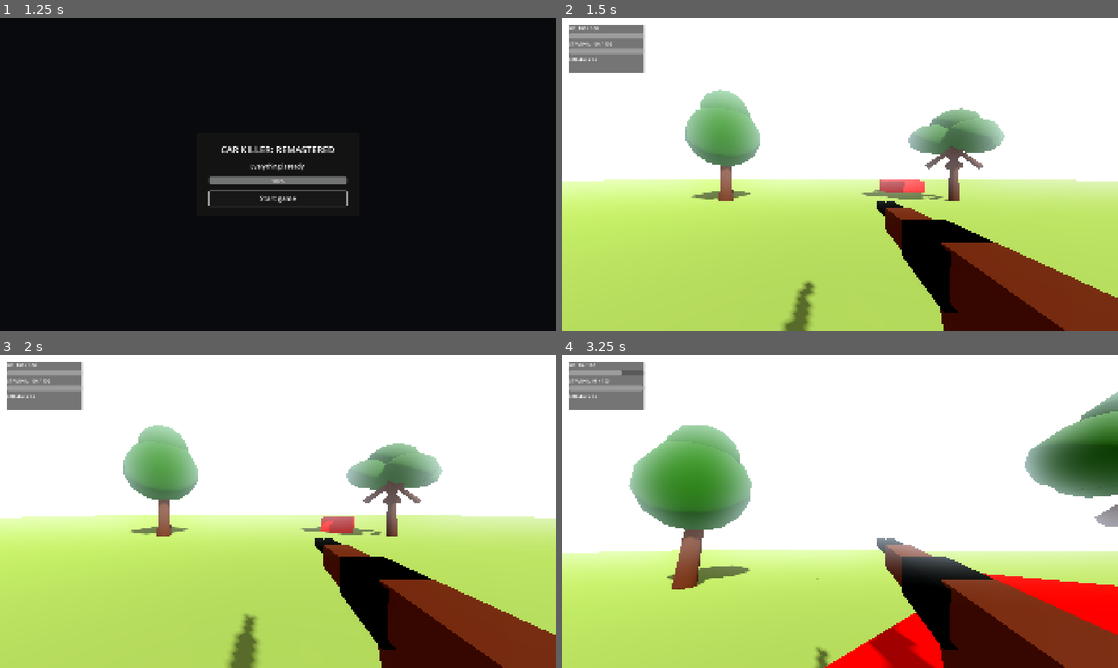
Above: before the commit, frames 1-4 (two rows, left to right).
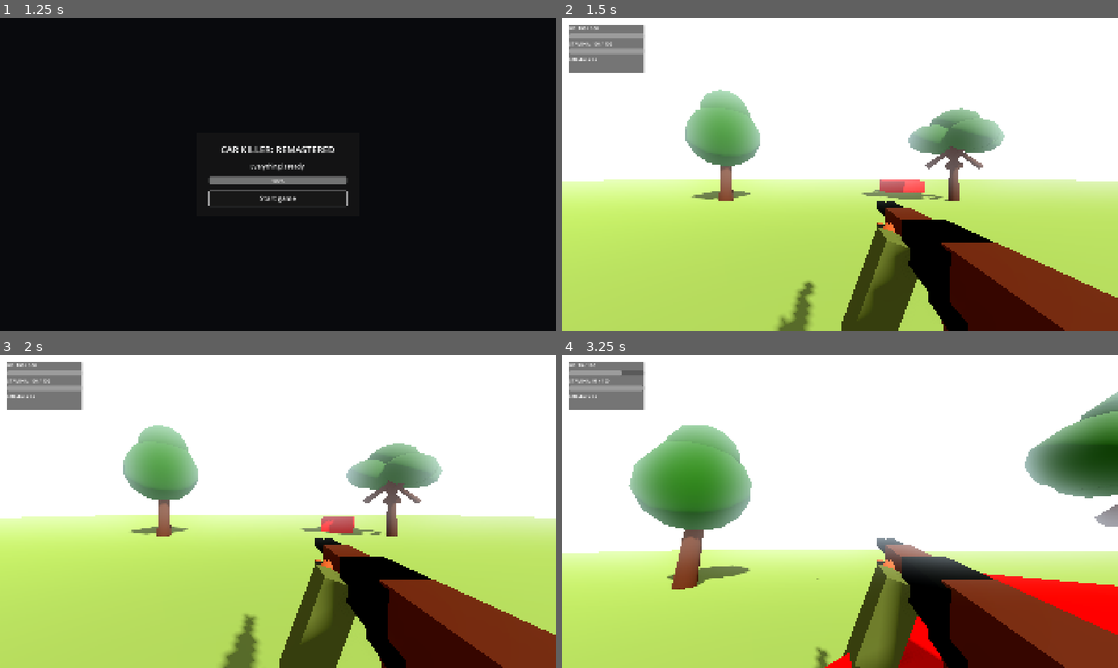
Above: after the commit, the same moments.

Repository: l3b1d/Car-Killer--Remake
Game: Godot game, scene res://scenes/ui/main_menu/main_menu.tscn
Same seed, same stepped clock (60 frames per second), same inputs: the game is played once before the commit and once after it.
Inputs (mouse positions are in pixels of both pictures, inside the frame that each line leads up to):
- Up to frame 1 (1.25 s): click "Start" at 0.5 s
- Up to frame 2 (1.5 s): click "Start game" at 1.25 s
- Up to frame 3 (2 s): no input
- Up to frame 4 (3.25 s): tap Enter (ui_accept) at 2, 2.27, 3.02 s; move the mouse to (867, 511) at 2.02 s; hold W (player_move_forward) from 2.03 s (still down); click (867, 511) at 2.1 s; move the mouse to (812, 511) at 2.77 s; tap Shift (run) at 2.85 s; click (812, 511) at 3.05 s

Frame 1 is identical in both runs. In frame 2, 3.3% of the frame differs, in the area x 38-73%, y 65-100%; in frame 3, 3.4%; in frame 4, 3.4%, in the area x 50-73%, y 65-100%.

Commit message:
Refactor shotgun into modular weapon components

Diff:
--- /dev/null
+++ b/models/weapons/shotgun_hands.tscn
@@ -0,0 +1,104 @@
+[gd_scene format=3]
+
+[sub_resource type="CapsuleMesh" id="CapsuleMesh_arm"]
+radius = 0.065
+height = 0.52
+
+[sub_resource type="SphereMesh" id="SphereMesh_hand"]
+radius = 0.09
+height = 0.18
+
+[sub_resource type="StandardMaterial3D" id="StandardMaterial3D_skin"]
+albedo_color = Color(0.55, 0.25, 0.12, 1)
+roughness = 0.85
+
+[sub_resource type="BoxMesh" id="BoxMesh_jacket_sleeve"]
+size = Vector3(0.19, 0.58, 0.19)
+
+[sub_resource type="StandardMaterial3D" id="StandardMaterial3D_jacket"]
+albedo_color = Color(0.24, 0.29, 0.12, 1)
+roughness = 0.95
+
+[sub_resource type="BoxMesh" id="BoxMesh_glove_palm"]
+size = Vector3(0.18, 0.12, 0.2)
+
+[sub_resource type="CapsuleMesh" id="CapsuleMesh_finger"]
+radius = 0.026
+height = 0.14
+
+[sub_resource type="StandardMaterial3D" id="StandardMaterial3D_glove"]
+albedo_color = Color(0.008, 0.01, 0.012, 1)
+roughness = 0.9
+
+[node name="ShotgunHands" type="Node3D"]
+transform = Transform3D(1, 0, 0, 0, 0.99981916, -0.019018888, 0, 0.019018888, 0.99981916, 0.42, -0.32, -0.7)
+
+[node name="LeftForearm" type="MeshInstance3D" parent="."]
+transform = Transform3D(0.939693, 0.34202, 0, -0.34202, 0.939693, 0, 0, 0, 1, -0.22, -0.28, -0.16)
+material_override = SubResource("StandardMaterial3D_skin")
+mesh = SubResource("CapsuleMesh_arm")
+
+[node name="LeftHand" type="MeshInstance3D" parent="."]
+position = Vector3(-0.08, -0.09, -0.38)
+material_override = SubResource("StandardMaterial3D_skin")
+mesh = SubResource("SphereMesh_hand")
+
+[node name="RightForearm" type="MeshInstance3D" parent="."]
+transform = Transform3D(0.939693, -0.34202, 0, 0.34202, 0.939693, 0, 0, 0, 1, 0.22, -0.28, 0.08)
+material_override = SubResource("StandardMaterial3D_skin")
+mesh = SubResource("CapsuleMesh_arm")
+
+[node name="RightHand" type="MeshInstance3D" parent="."]
+position = Vector3(0.02, -0.12, 0.13)
+material_override = SubResource("StandardMaterial3D_skin")
+mesh = SubResource("SphereMesh_hand")
+
+[node name="LeftJacketSleeve" type="MeshInstance3D" parent="."]
+transform = Transform3D(0.939693, 0.34202, 0, -0.34202, 0.939693, 0, 0, 0, 1, -0.22, -0.28, -0.16)
+material_override = SubResource("StandardMaterial3D_jacket")
+mesh = SubResource("BoxMesh_jacket_sleeve")
+
+[node name="RightJacketSleeve" type="MeshInstance3D" parent="."]
+transform = Transform3D(0.939693, -0.34202, 0, 0.34202, 0.939693, 0, 0, 0, 1, 0.22, -0.28, 0.08)
+material_override = SubResource("StandardMaterial3D_jacket")
+mesh = SubResource("BoxMesh_jacket_sleeve")
+
+[node name="LeftFingerlessGlove" type="MeshInstance3D" parent="."]
+position = Vector3(-0.08, -0.09, -0.38)
+material_override = SubResource("StandardMaterial3D_glove")
+mesh = SubResource("BoxMesh_glove_palm")
+
+[node name="RightFingerlessGlove" type="MeshInstance3D" parent="."]
+position = Vector3(0.02, -0.12, 0.13)
+material_override = SubResource("StandardMaterial3D_glove")
+mesh = SubResource("BoxMesh_glove_palm")
+
+[node name="LeftFinger1" type="MeshInstance3D" parent="."]
+position = Vector3(-0.14, -0.09, -0.48)
+material_override = SubResource("StandardMaterial3D_skin")
+mesh = SubResource("CapsuleMesh_finger")
+
+[node name="LeftFinger2" type="MeshInstance3D" parent="."]
+position = Vector3(-0.08, -0.09, -0.49)
+material_override = SubResource("StandardMaterial3D_skin")
+mesh = SubResource("CapsuleMesh_finger")
+
+[node name="LeftFinger3" type="MeshInstance3D" parent="."]
+position = Vector3(-0.02, -0.09, -0.48)
+material_override = SubResource("StandardMaterial3D_skin")
+mesh = SubResource("CapsuleMesh_finger")
+
+[node name="RightFinger1" type="MeshInstance3D" parent="."]
+position = Vector3(-0.04, -0.12, 0.03)
+material_override = SubResource("StandardMaterial3D_skin")
+mesh = SubResource("CapsuleMesh_finger")
+
+[node name="RightFinger2" type="MeshInstance3D" parent="."]
+position = Vector3(0.02, -0.12, 0.02)
+material_override = SubResource("StandardMaterial3D_skin")
+mesh = SubResource("CapsuleMesh_finger")
+
+[node name="RightFinger3" type="MeshInstance3D" parent="."]
+position = Vector3(0.08, -0.12, 0.03)
+material_override = SubResource("StandardMaterial3D_skin")
+mesh = SubResource("CapsuleMesh_finger")
--- a/scenes/player/shotgun.tscn
+++ b/scenes/player/shotgun.tscn
@@ -1,13 +1,23 @@
-[gd_scene load_steps=4 format=3]
+[gd_scene load_steps=7 format=3]
 
-[ext_resource type="Script" path="res://scripts/player/shotgun.gd" id="1_shotgun"]
+[ext_resource type="Script" path="res://scripts/weapons/shotgun/shotgun.gd" id="1_shotgun"]
 [ext_resource type="PackedScene" path="res://models/weapons/shotgun_model.tscn" id="2_shotgun_model"]
-[ext_resource type="PackedScene" path="res://scenes/player/shotgun_projectile.tscn" id="3_projectile"]
+[ext_resource type="PackedScene" path="res://models/weapons/shotgun_hands.tscn" id="3_hands"]
+[ext_resource type="PackedScene" path="res://scenes/player/shotgun_projectile.tscn" id="4_projectile"]
+[ext_resource type="Script" path="res://scripts/weapons/shotgun/shotgun_ammo.gd" id="4_ammo"]
+[ext_resource type="Script" path="res://scripts/weapons/shotgun/shotgun_firing.gd" id="5_firing"]
 
 [node name="Shotgun" type="Node3D"]
 script = ExtResource("1_shotgun")
 model_scene = ExtResource("2_shotgun_model")
-projectile_scene = ExtResource("3_projectile")
+hands_scene = ExtResource("3_hands")
+projectile_scene = ExtResource("4_projectile")
 
 [node name="Muzzle" type="Node3D" parent="."]
 position = Vector3(0.42, -0.32, -1.08)
+
+[node name="Ammo" type="Node" parent="."]
+script = ExtResource("4_ammo")
+
+[node name="Firing" type="Node" parent="."]
+script = ExtResource("5_firing")
--- a/scenes/player/shotgun_projectile.tscn
+++ b/scenes/player/shotgun_projectile.tscn
@@ -1,6 +1,6 @@
 [gd_scene load_steps=4 format=3]
 
-[ext_resource type="Script" path="res://scripts/player/shotgun_projectile.gd" id="1_projectile"]
+[ext_resource type="Script" path="res://scripts/weapons/shotgun/shotgun_projectile.gd" id="1_projectile"]
 
 [sub_resource type="SphereMesh" id="SphereMesh_projectile"]
 radius = 0.06
--- a/scripts/player/shotgun.gd
+++ /dev/null
@@ -1,66 +0,0 @@
-extends Node3D
-
-signal ammo_changed(ammo: int, magazine_size: int, reloading: bool)
-
-@export var model_scene: PackedScene
-@export var projectile_scene: PackedScene
-@export var cooldown := 0.8
-@export var range := 80.0
-@export var magazine_size := 2
-@export var reload_duration := 1.7
-
-var cooldown_timer := 0.0
-var reload_timer := 0.0
-var ammo := 0
-var reloading := false
-
-@onready var camera: Camera3D = get_node("../Camera3D")
-@onready var muzzle: Node3D = $Muzzle
-
-func _ready() -> void:
-	ammo = magazine_size
-	if model_scene != null:
-		add_child(model_scene.instantiate())
-	_emit_ammo_changed()
-
-func _process(delta: float) -> void:
-	cooldown_timer = maxf(cooldown_timer - delta, 0.0)
-	if reloading:
-		reload_timer -= delta
-		if reload_timer <= 0.0:
-			reloading = false
-			ammo = magazine_size
-			_emit_ammo_changed()
-		return
-
-	if Input.is_action_just_pressed("reload"):
-		_reload()
-	elif Input.is_action_just_pressed("shoot") and cooldown_timer <= 0.0 and ammo > 0:
-		_shoot()
-
-func _shoot() -> void:
-	ammo -= 1
-	cooldown_timer = cooldown
-	_emit_ammo_changed()
-	var viewport_center := get_viewport().get_visible_rect().size * 0.5
-	var ray_origin := camera.project_ray_origin(viewport_center)
-	var ray_end := ray_origin + camera.project_ray_normal(viewport_center) * range
-	var query := PhysicsRayQueryParameters3D.create(ray_origin, ray_end)
-	query.exclude = [get_parent()]
-	var hit := get_world_3d().direct_space_state.intersect_ray(query)
-	var target_point: Vector3 = hit.position if not hit.is_empty() else ray_end
-	var projectile := projectile_scene.instantiate()
-	get_tree().current_scene.add_child(projectile)
-	projectile.global_position = muzzle.global_position
-	projectile.setup((target_point - muzzle.global_position).normalized(), get_parent())
-
-func _reload() -> void:
-	if ammo >= magazine_size:
-		return
-
-	reloading = true
-	reload_timer = reload_duration
-	_emit_ammo_changed()
-
-func _emit_ammo_changed() -> void:
-	ammo_changed.emit(ammo, magazine_size, reloading)
--- /dev/null
+++ b/scripts/weapons/shotgun/shotgun.gd
@@ -0,0 +1,47 @@
+extends Node3D
+
+signal ammo_changed(ammo: int, magazine_size: int, reloading: bool)
+
+@export var model_scene: PackedScene
+@export var hands_scene: PackedScene
+@export var projectile_scene: PackedScene
+
+@onready var ammo_component: Node = $Ammo
+@onready var firing_component: Node = $Firing
+
+var ammo: int:
+	get:
+		return ammo_component.ammo
+
+var magazine_size: int:
+	get:
+		return ammo_component.magazine_size
+
+var reloading: bool:
+	get:
+		return ammo_component.reloading
+
+func _ready() -> void:
+	if model_scene != null:
+		add_child(model_scene.instantiate())
+	if hands_scene != null:
+		add_child(hands_scene.instantiate())
+	ammo_component.changed.connect(_on_ammo_changed)
+	_emit_ammo_changed()
+
+func _process(delta: float) -> void:
+	ammo_component.process_reload(delta)
+	firing_component.process_cooldown(delta)
+	if ammo_component.reloading:
+		return
+
+	if Input.is_action_just_pressed("reload"):
+		ammo_component.start_reload()
+	elif Input.is_action_just_pressed("shoot"):
+		firing_component.fire(projectile_scene)
+
+func _on_ammo_changed(current_ammo: int, current_magazine_size: int, is_reloading: bool) -> void:
+	ammo_changed.emit(current_ammo, current_magazine_size, is_reloading)
+
+func _emit_ammo_changed() -> void:
+	ammo_changed.emit(ammo, magazine_size, reloading)
--- /dev/null
+++ b/scripts/weapons/shotgun/shotgun_ammo.gd
@@ -0,0 +1,43 @@
+extends Node
+
+signal changed(ammo: int, magazine_size: int, reloading: bool)
+
+@export var magazine_size := 2
+@export var reload_duration := 1.7
+@export var partial_reload_multiplier := 0.5
+
+var ammo := 0
+var reloading := false
+var reload_timer := 0.0
+
+func _ready() -> void:
+	ammo = magazine_size
+
+func process_reload(delta: float) -> void:
+	if not reloading:
+		return
+
+	reload_timer -= delta
+	if reload_timer <= 0.0:
+		reloading = false
+		ammo = magazine_size
+		changed.emit(ammo, magazine_size, reloading)
+
+func consume_shell() -> bool:
+	if reloading or ammo <= 0:
+		return false
+
+	ammo -= 1
+	changed.emit(ammo, magazine_size, reloading)
+	return true
+
+func start_reload() -> void:
+	if reloading or ammo >= magazine_size:
+		return
+
+	reloading = true
+	var current_reload_duration := reload_duration
+	if ammo == magazine_size - 1:
+		current_reload_duration *= partial_reload_multiplier
+	reload_timer = current_reload_duration
+	changed.emit(ammo, magazine_size, reloading)
--- /dev/null
+++ b/scripts/weapons/shotgun/shotgun_firing.gd
@@ -0,0 +1,34 @@
+extends Node
+
+@export var cooldown := 0.8
+@export var range := 80.0
+
+var cooldown_timer := 0.0
+
+@onready var shotgun: Node3D = get_parent()
+@onready var camera: Camera3D = shotgun.get_node("../Camera3D")
+@onready var muzzle: Node3D = shotgun.get_node("Muzzle")
+@onready var ammo: Node = shotgun.get_node("Ammo")
+
+func process_cooldown(delta: float) -> void:
+	cooldown_timer = maxf(cooldown_timer - delta, 0.0)
+
+func can_fire() -> bool:
+	return cooldown_timer <= 0.0 and not ammo.reloading and ammo.ammo > 0
+
+func fire(projectile_scene: PackedScene) -> void:
+	if not can_fire() or not ammo.consume_shell():
+		return
+
+	cooldown_timer = cooldown
+	var viewport_center := get_viewport().get_visible_rect().size * 0.5
+	var ray_origin := camera.project_ray_origin(viewport_center)
+	var ray_end := ray_origin + camera.project_ray_normal(viewport_center) * range
+	var query := PhysicsRayQueryParameters3D.create(ray_origin, ray_end)
+	query.exclude = [shotgun.get_parent().get_parent()]
+	var hit := shotgun.get_world_3d().direct_space_state.intersect_ray(query)
+	var target_point: Vector3 = hit.position if not hit.is_empty() else ray_end
+	var projectile := projectile_scene.instantiate()
+	get_tree().current_scene.add_child(projectile)
+	projectile.global_position = muzzle.global_position
+	projectile.setup((target_point - muzzle.global_position).normalized(), shotgun.get_parent().get_parent())
Not shown, removed: scripts/player/shotgun.gd.uid
Not shown, removed: scripts/player/shotgun_projectile.gd.uid
Not shown, added: scripts/weapons/shotgun/shotgun.gd.uid
Not shown, added: scripts/weapons/shotgun/shotgun_ammo.gd.uid
Not shown, added: scripts/weapons/shotgun/shotgun_firing.gd.uid
Renamed: scripts/player/shotgun_projectile.gd -> scripts/weapons/shotgun/shotgun_projectile.gd
Not shown, added: scripts/weapons/shotgun/shotgun_projectile.gd.uid
